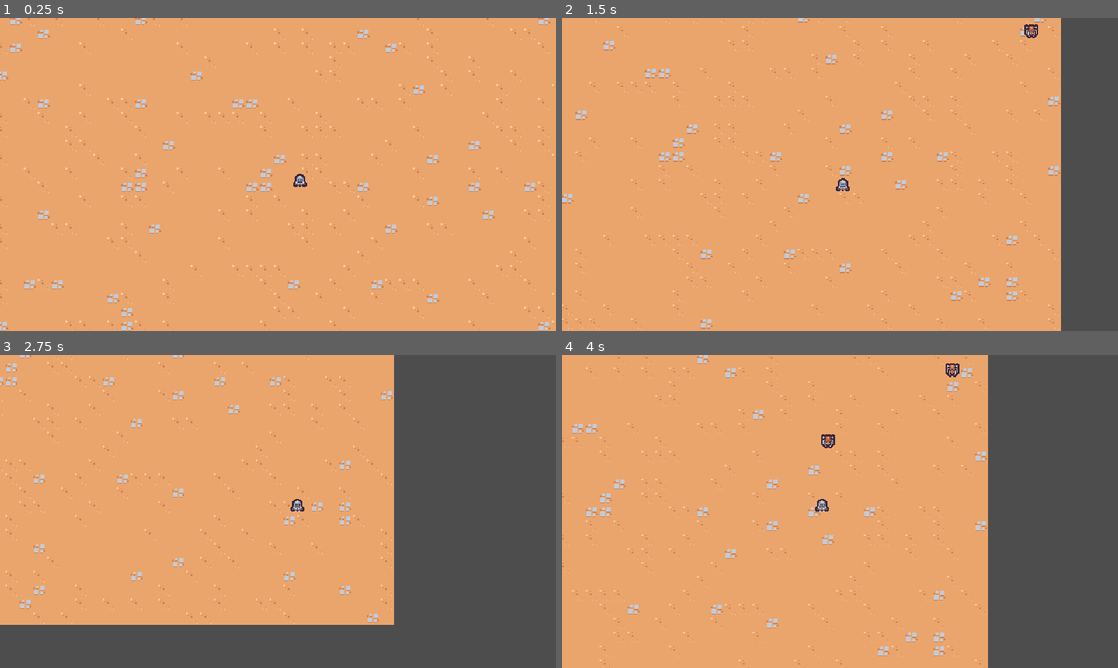
Above: before the commit, frames 1-4 (two rows, left to right).
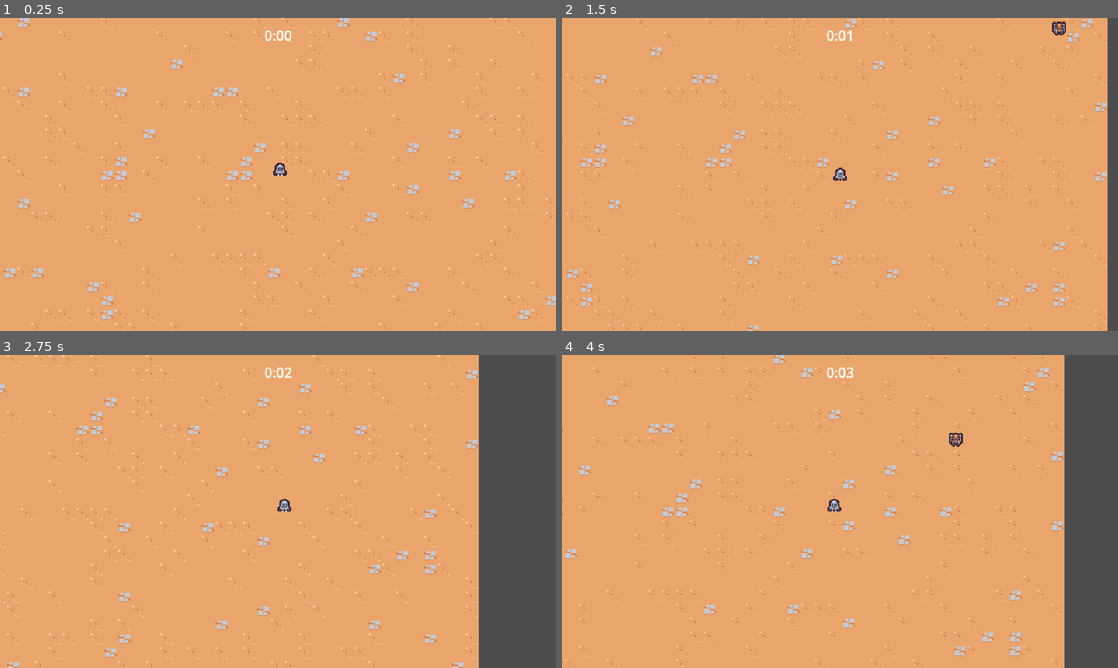
Above: after the commit, the same moments.

Repository: RyanLeB/Shrouded
Game: Godot game, scene res://Scenes/Main/main.tscn
Same seed, same stepped clock (60 frames per second), same inputs: the game is played once before the commit and once after it.
Inputs:
- Up to frame 1 (0.25 s): no input
- Up to frame 2 (1.5 s): hold D (move_right) 0.53-1.28 s; hold S (move_down) from 1.28 s (still down)
- Up to frame 3 (2.75 s): release S (move_down) at 2.03 s; hold D (move_right) from 2.03 s (still down)
- Up to frame 4 (4 s): release D (move_right) at 2.78 s; hold W (move_up) 2.78-3.53 s; hold A (move_left) from 3.53 s (still down)

The runs differ from the first frame. In frame 1, 5.6% of the frame differs, in the area x 0-100%, y 0-100%; in frame 2, 13%; in frame 3, 28%, in the area x 0-87%, y 0-100%; in frame 4, 18%.

Commit message:
enemy spawn, timer implemented

Diff:
--- a/Scenes/Main/main.tscn
+++ b/Scenes/Main/main.tscn
@@ -1,11 +1,18 @@
-[gd_scene load_steps=5 format=3 uid="uid://bmoswyq76x5p4"]
+[gd_scene load_steps=7 format=3 uid="uid://bmoswyq76x5p4"]
 
 [ext_resource type="PackedScene" uid="uid://blcdlcvxso8ca" path="res://Scenes/game_camera/game_camera.tscn" id="1_ik26k"]
+[ext_resource type="PackedScene" uid="uid://bbievodkkjif6" path="res://Scenes/ui/arena_time_ui.tscn" id="1_j4wuk"]
 [ext_resource type="PackedScene" uid="uid://ch8vxxiweatbb" path="res://Scenes/Player/player.tscn" id="1_ovrfb"]
 [ext_resource type="PackedScene" uid="uid://d4hn1jnv4erob" path="res://Scenes/manager/enemy_manager.tscn" id="1_qrvje"]
 [ext_resource type="TileSet" uid="uid://c5chbiobbfid" path="res://resources/tileset.tres" id="1_sp1k0"]
+[ext_resource type="PackedScene" uid="uid://b4ldv4pnb6pwr" path="res://Scenes/manager/arena_time_manager.tscn" id="2_v8fbd"]
 
 [node name="Main" type="Node"]
+
+[node name="ArenaTimeUI" parent="." node_paths=PackedStringArray("arena_time_manager") instance=ExtResource("1_j4wuk")]
+arena_time_manager = NodePath("../ArenaTimeManager")
+
+[node name="ArenaTimeManager" parent="." instance=ExtResource("2_v8fbd")]
 
 [node name="EnemyManager" parent="." instance=ExtResource("1_qrvje")]
 
--- a/Scenes/Player/player.gd
+++ b/Scenes/Player/player.gd
@@ -1,7 +1,7 @@
 extends CharacterBody2D
 
-const MAX_SPEED = 200
-
+const MAX_SPEED = 125
+const ACCELERATION_SMOOTHING = 25
 
 # Called when the node enters the scene tree for the first time.
 func _ready():
@@ -9,10 +9,11 @@
 
 
 # Called every frame. 'delta' is the elapsed time since the previous frame.
-func _process(_delta):
+func _process(delta):
 	var movement_vector = get_movement_vector()
 	var direction = movement_vector.normalized()
-	velocity = direction * MAX_SPEED
+	var target_velocity = direction * MAX_SPEED
+	velocity = velocity.lerp(target_velocity, 1 - exp(-delta * ACCELERATION_SMOOTHING))
 	move_and_slide()
 
 
--- a/Scenes/basic_enemy/basic_enemy.gd
+++ b/Scenes/basic_enemy/basic_enemy.gd
@@ -1,6 +1,6 @@
 extends CharacterBody2D
 
-const MAX_SPEED = 75
+const MAX_SPEED = 40
 
 # Called when the node enters the scene tree for the first time.
 func _ready():
--- a/Scenes/basic_enemy/basic_enemy.tscn
+++ b/Scenes/basic_enemy/basic_enemy.tscn
@@ -10,7 +10,9 @@
 radius = 5.0
 
 [node name="BasicEnemy" type="CharacterBody2D" groups=["enemy"]]
-collision_layer = 0
+collision_layer = 8
+collision_mask = 9
+motion_mode = 1
 script = ExtResource("1_4rlg5")
 
 [node name="Area2D" type="Area2D" parent="."]
--- a/Scenes/game_camera/game_camera.gd
+++ b/Scenes/game_camera/game_camera.gd
@@ -10,7 +10,7 @@
 # Called every frame. 'delta' is the elapsed time since the previous frame.
 func _process(delta):
 	acquire_target()
-	global_position = global_position.lerp(target_position, 1.0 - exp(-delta * 10))
+	global_position = global_position.lerp(target_position, 1.0 - exp(-delta * 20))
 
 func acquire_target():
 	var player_nodes = get_tree().get_nodes_in_group("player")
--- /dev/null
+++ b/Scenes/manager/arena_time_manager.gd
@@ -0,0 +1,8 @@
+extends Node
+
+
+@onready var timer = $Timer
+
+
+func get_time_elapsed():
+	return $Timer.wait_time - $Timer.time_left
--- /dev/null
+++ b/Scenes/manager/arena_time_manager.tscn
@@ -0,0 +1,11 @@
+[gd_scene load_steps=2 format=3 uid="uid://b4ldv4pnb6pwr"]
+
+[ext_resource type="Script" path="res://Scenes/manager/arena_time_manager.gd" id="1_prafq"]
+
+[node name="ArenaTimeManager" type="Node"]
+script = ExtResource("1_prafq")
+
+[node name="Timer" type="Timer" parent="."]
+wait_time = 60.0
+one_shot = true
+autostart = true
--- /dev/null
+++ b/Scenes/ui/MarginContainer.gd
@@ -0,0 +1,3 @@
+extends MarginContainer
+
+@export var arena_time_manager: Node
--- /dev/null
+++ b/Scenes/ui/arena_time_ui.gd
@@ -0,0 +1,16 @@
+extends CanvasLayer
+
+@export var arena_time_manager: Node
+@onready var label = $%Label
+
+func _process(delta):
+	if arena_time_manager == null:
+		return
+	var time_elapsed = arena_time_manager.get_time_elapsed()
+	label.text = format_seconds_to_string(time_elapsed)
+
+
+func format_seconds_to_string(seconds: float):
+	var minutes = floor(seconds / 60)
+	var remaining_seconds = seconds - (minutes * 60)
+	return str(minutes) + ":" + ("%02d" % floor(remaining_seconds))
--- /dev/null
+++ b/Scenes/ui/arena_time_ui.tscn
@@ -0,0 +1,24 @@
+[gd_scene load_steps=3 format=3 uid="uid://bbievodkkjif6"]
+
+[ext_resource type="Script" path="res://Scenes/ui/arena_time_ui.gd" id="1_0huof"]
+[ext_resource type="Script" path="res://Scenes/ui/MarginContainer.gd" id="1_3fivn"]
+
+[node name="ArenaTimeUI" type="CanvasLayer"]
+script = ExtResource("1_0huof")
+
+[node name="MarginContainer" type="MarginContainer" parent="."]
+anchors_preset = 15
+anchor_right = 1.0
+anchor_bottom = 1.0
+grow_horizontal = 2
+grow_vertical = 2
+mouse_filter = 2
+theme_override_constants/margin_top = 8
+script = ExtResource("1_3fivn")
+
+[node name="Label" type="Label" parent="MarginContainer"]
+unique_name_in_owner = true
+layout_mode = 2
+size_flags_horizontal = 4
+size_flags_vertical = 0
+text = "test"
--- a/project.godot
+++ b/project.godot
@@ -33,24 +33,28 @@
 "deadzone": 0.5,
 "events": [Object(InputEventKey,"resource_local_to_scene":false,"resource_name":"","device":-1,"window_id":0,"alt_pressed":false,"shift_pressed":false,"ctrl_pressed":false,"meta_pressed":false,"pressed":false,"keycode":0,"physical_keycode":65,"key_label":0,"unicode":97,"echo":false,"script":null)
 , Object(InputEventKey,"resource_local_to_scene":false,"resource_name":"","device":-1,"window_id":0,"alt_pressed":false,"shift_pressed":false,"ctrl_pressed":false,"meta_pressed":false,"pressed":false,"keycode":0,"physical_keycode":4194319,"key_label":0,"unicode":0,"echo":false,"script":null)
+, Object(InputEventJoypadMotion,"resource_local_to_scene":false,"resource_name":"","device":-1,"axis":0,"axis_value":-1.0,"script":null)
 ]
 }
 move_right={
 "deadzone": 0.5,
 "events": [Object(InputEventKey,"resource_local_to_scene":false,"resource_name":"","device":-1,"window_id":0,"alt_pressed":false,"shift_pressed":false,"ctrl_pressed":false,"meta_pressed":false,"pressed":false,"keycode":0,"physical_keycode":68,"key_label":0,"unicode":100,"echo":false,"script":null)
 , Object(InputEventKey,"resource_local_to_scene":false,"resource_name":"","device":-1,"window_id":0,"alt_pressed":false,"shift_pressed":false,"ctrl_pressed":false,"meta_pressed":false,"pressed":false,"keycode":0,"physical_keycode":4194321,"key_label":0,"unicode":0,"echo":false,"script":null)
+, Object(InputEventJoypadMotion,"resource_local_to_scene":false,"resource_name":"","device":-1,"axis":0,"axis_value":1.0,"script":null)
 ]
 }
 move_up={
 "deadzone": 0.5,
 "events": [Object(InputEventKey,"resource_local_to_scene":false,"resource_name":"","device":-1,"window_id":0,"alt_pressed":false,"shift_pressed":false,"ctrl_pressed":false,"meta_pressed":false,"pressed":false,"keycode":0,"physical_keycode":87,"key_label":0,"unicode":119,"echo":false,"script":null)
 , Object(InputEventKey,"resource_local_to_scene":false,"resource_name":"","device":-1,"window_id":0,"alt_pressed":false,"shift_pressed":false,"ctrl_pressed":false,"meta_pressed":false,"pressed":false,"keycode":0,"physical_keycode":4194320,"key_label":0,"unicode":0,"echo":false,"script":null)
+, Object(InputEventJoypadMotion,"resource_local_to_scene":false,"resource_name":"","device":-1,"axis":1,"axis_value":-1.0,"script":null)
 ]
 }
 move_down={
 "deadzone": 0.5,
 "events": [Object(InputEventKey,"resource_local_to_scene":false,"resource_name":"","device":-1,"window_id":0,"alt_pressed":false,"shift_pressed":false,"ctrl_pressed":false,"meta_pressed":false,"pressed":false,"keycode":0,"physical_keycode":83,"key_label":0,"unicode":115,"echo":false,"script":null)
 , Object(InputEventKey,"resource_local_to_scene":false,"resource_name":"","device":-1,"window_id":0,"alt_pressed":false,"shift_pressed":false,"ctrl_pressed":false,"meta_pressed":false,"pressed":false,"keycode":0,"physical_keycode":4194322,"key_label":0,"unicode":0,"echo":false,"script":null)
+, Object(InputEventJoypadMotion,"resource_local_to_scene":false,"resource_name":"","device":-1,"axis":1,"axis_value":1.0,"script":null)
 ]
 }
 
@@ -59,8 +63,8 @@
 2d_physics/layer_1="Terrain"
 2d_physics/layer_2="Player"
 2d_physics/layer_3="Enemy"
+2d_physics/layer_4="EnemyCollision"
 
 [rendering]
 
 textures/canvas_textures/default_texture_filter=0
-2d/snap/snap_2d_transforms_to_pixel=true
